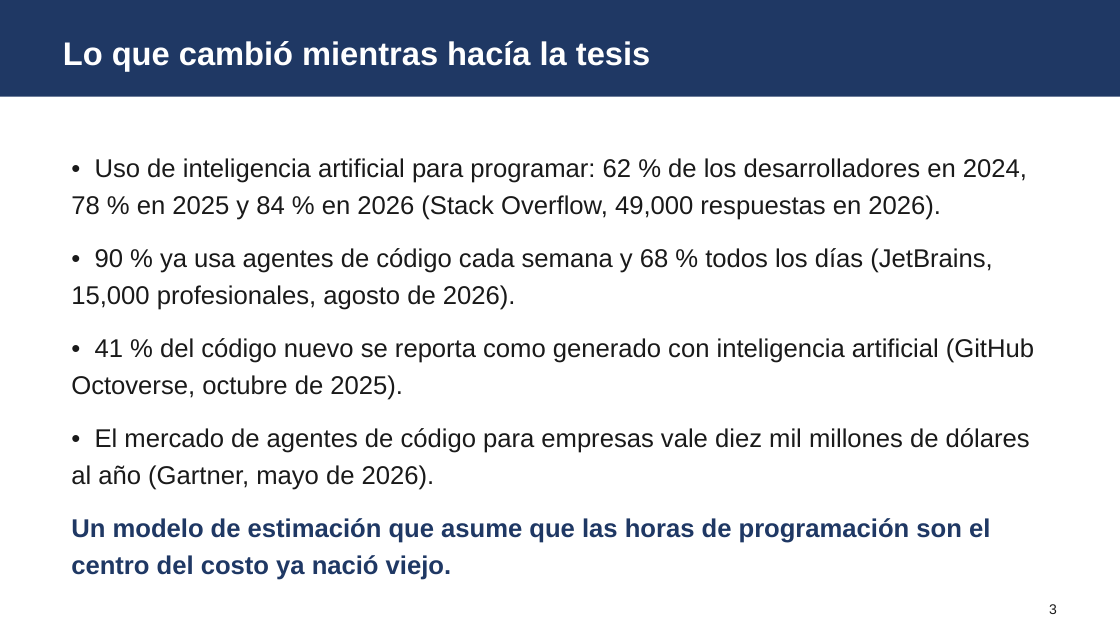
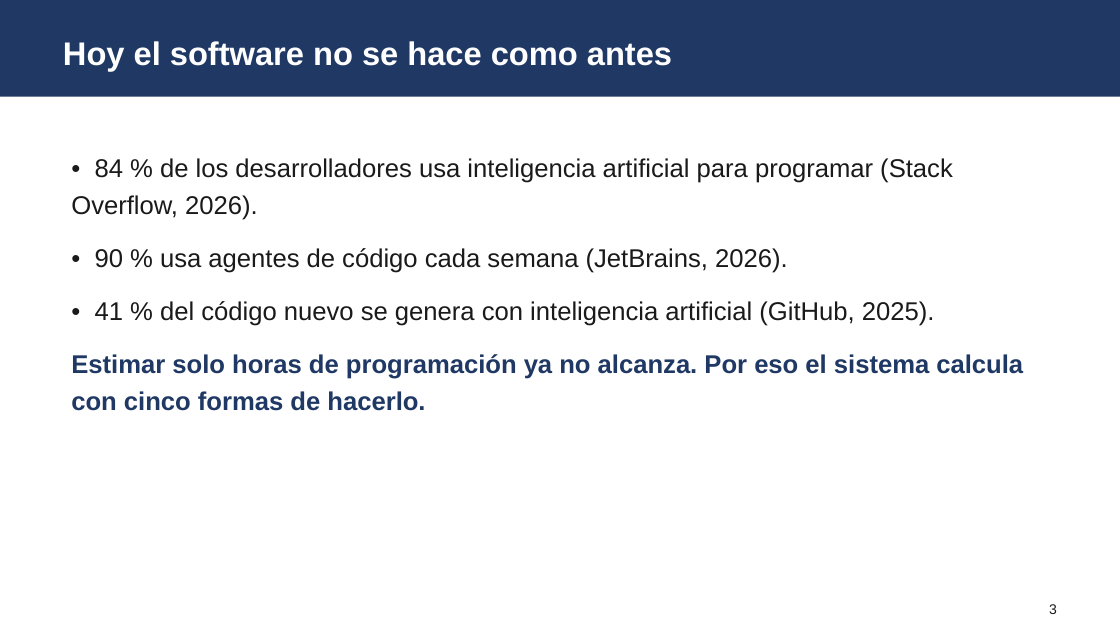
Before and after one commit to ROGELIOFLORESYUNTA/EMPS-Fresnillo, a slide deck: slide 3 of presentacion/tesis_emps_2026_v3.pptx. Drawn at 1120x630 pixels with LibreOffice and Linux fonts; fonts in the diff are those of the drawing. Boxes give left, top, right and bottom in pixels: in the first picture for what was removed or moved away, otherwise in the second. Text is boxed around its words. In the diff, an @@ line names an element or a change of style, - is before the commit and + after.

```diff
--- a/presentacion/tesis_emps_2026_v3.pptx
+++ b/presentacion/tesis_emps_2026_v3.pptx
@@ text at [63, 41, 672, 71]: text changed @@
-Lo que cambió mientras hacía la tesis
+Hoy el software no se hace como antes
@@ text at [71, 158, 1023, 411]: text changed @@
-• Uso de inteligencia artificial para programar: 62 % de los desarrolladores en 2024, 78 % en 2025 y 84 % en 2026 (Stack Overflow, 49,000 respuestas en 2026).
-• 90 % ya usa agentes de código cada semana y 68 % todos los días (JetBrains, 15,000 profesionales, agosto de 2026).
-• 41 % del código nuevo se reporta como generado con inteligencia artificial (GitHub Octoverse, octubre de 2025).
-• El mercado de agentes de código para empresas vale diez mil millones de dólares al año (Gartner, mayo de 2026).
-Un modelo de estimación que asume que las horas de programación son el centro del costo ya nació viejo.
+• 84 % de los desarrolladores usa inteligencia artificial para programar (Stack Overflow, 2026).
+• 90 % usa agentes de código cada semana (JetBrains, 2026).
+• 41 % del código nuevo se genera con inteligencia artificial (GitHub, 2025).
+Estimar solo horas de programación ya no alcanza. Por eso el sistema calcula con cinco formas de hacerlo.
```
Also in this commit, not shown: 3 other slides changed.
